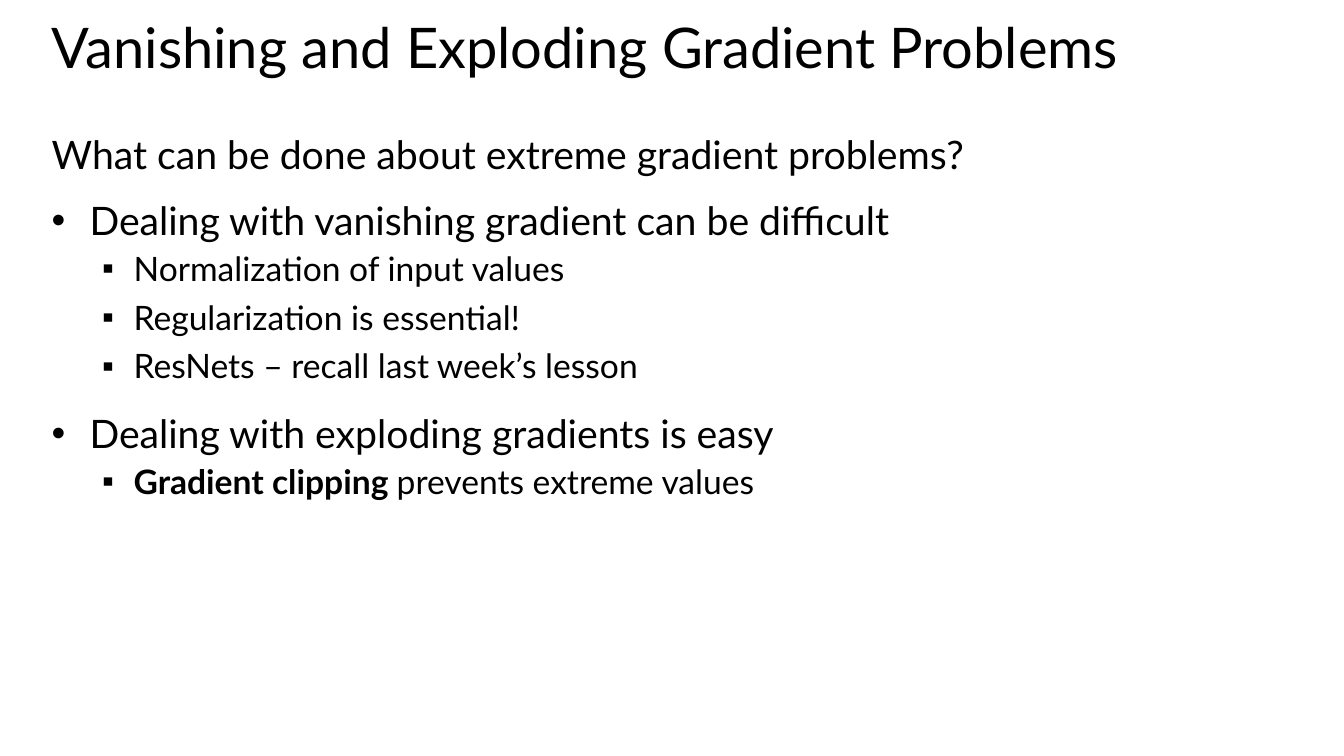
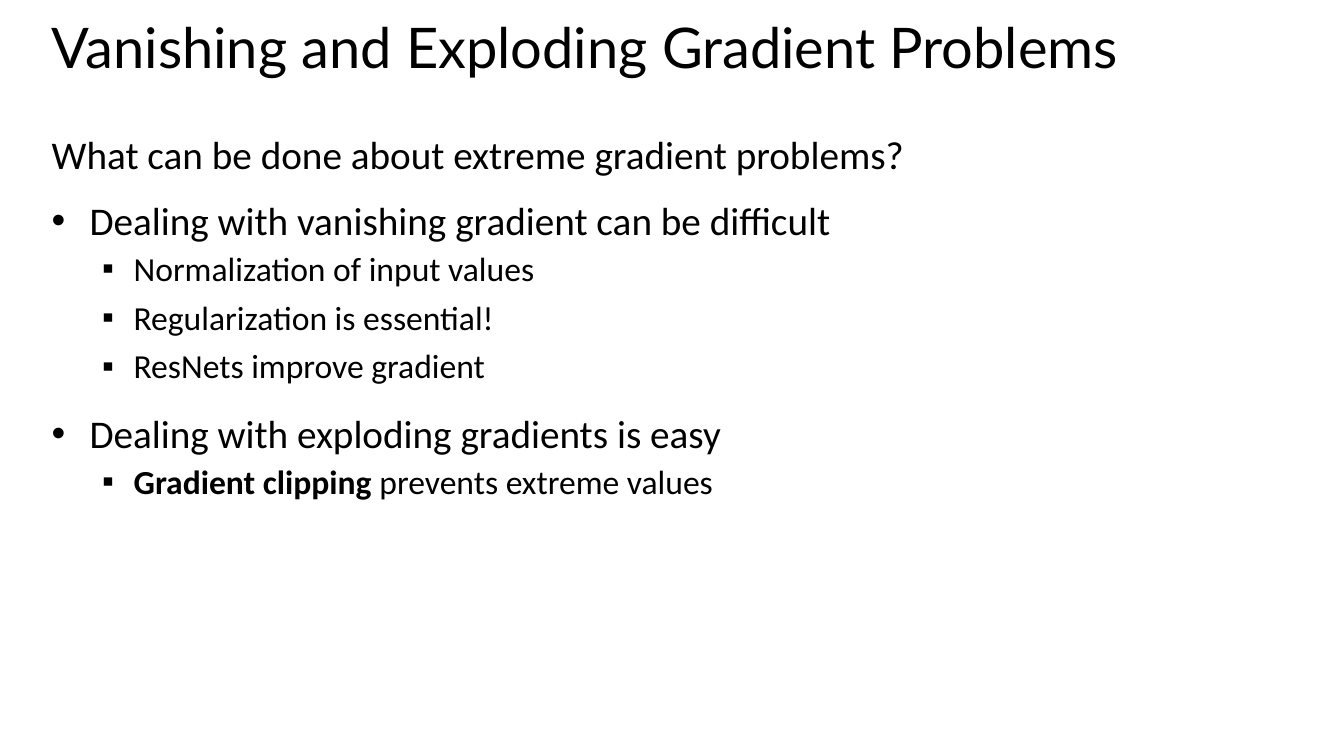
Before and after one commit to StephenElston/CSCI-E25, a slide deck: slide 28 of SupplementaryMaterial/OptimizationForDeepLearning.pptx. Drawn at 1344x756 pixels with LibreOffice and Linux fonts; fonts in the diff are those of the drawing. Boxes give left, top, right and bottom in pixels: in the first picture for what was removed or moved away, otherwise in the second. Text is boxed around its words. In the diff, an @@ line names an element or a change of style, - is before the commit and + after.

```diff
--- a/SupplementaryMaterial/OptimizationForDeepLearning.pptx
+++ b/SupplementaryMaterial/OptimizationForDeepLearning.pptx
@@ text at box(52, 141, 904, 500): font Lato to Calibri @@
@@ text at box(134, 354, 485, 384): text changed; font Lato to Calibri @@
-  ▪ ResNets – recall last week’s lesson
+  ▪ ResNets improve gradient
```
Also in this commit, not shown: 23 other slides changed.
